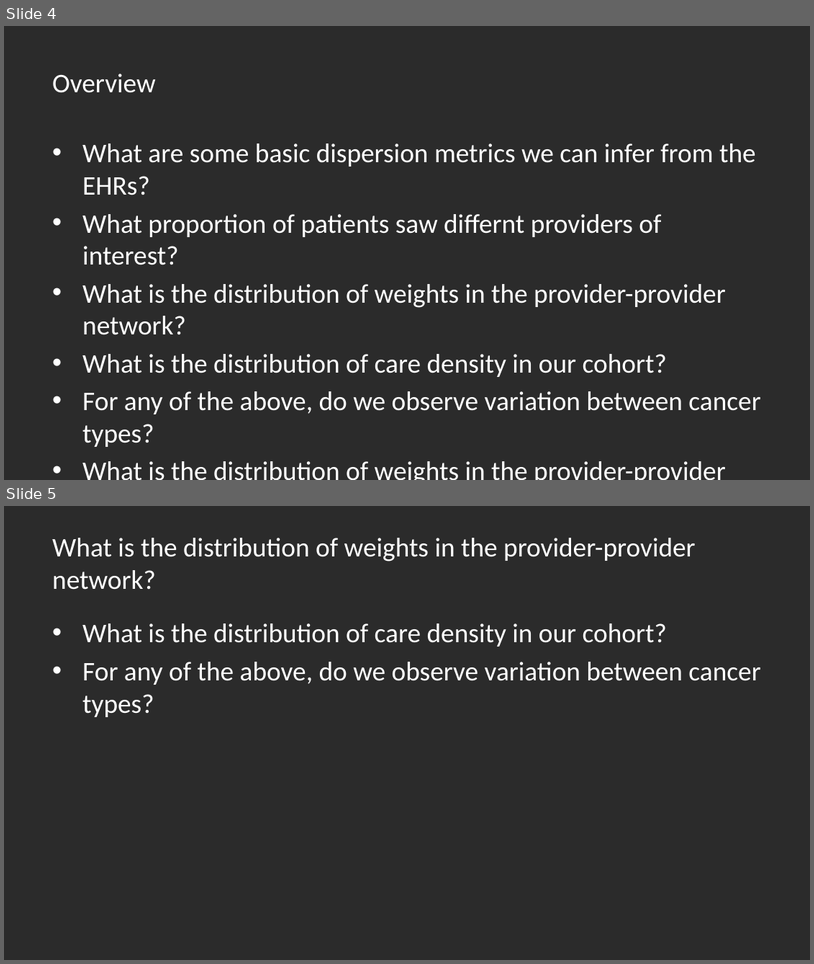
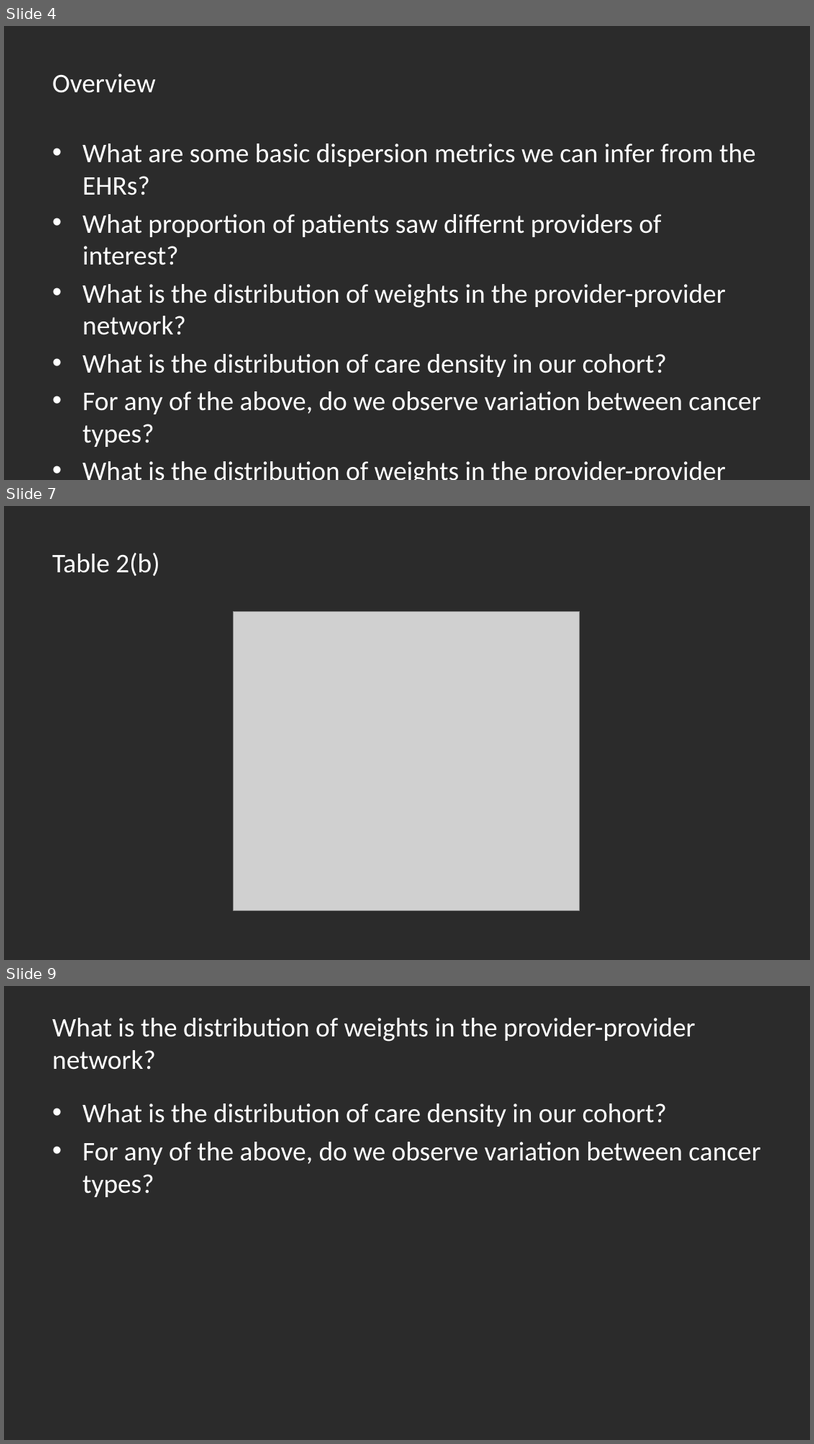
Before and after one commit to thadryanjs/presentations, a slide deck: Rotation1/Rotation1.pptx. Shown one above the other, each under a label of ours: slides 4 and 5 before the commit, slides 4, 7 and 9 after it; the slides between them are not shown. The pictures are 814x964 and 814x1444 pixels, drawn with LibreOffice and Linux fonts; fonts in the diff are those of the drawing; grey boxes stand for pictures; background and template pictures are left out; a plain dark background stands for a picture behind light text. Boxes give left, top, right and bottom in pixels: in the first picture for what was removed or moved away, otherwise in the second. Text is boxed around its words. In the diff, an @@ line names an element or a change of style, - is before the commit and + after.

```diff
--- a/Rotation1/Rotation1.pptx
+++ b/Rotation1/Rotation1.pptx
@@ slide 7 added at (x1=4, y1=506, x2=810, y2=960), background picture (left out) @@
@@ title added at (x1=52, y1=553, x2=160, y2=576), 24 pt, text #FFFFFF @@
+Table 2(b)
@@ picture added at (x1=234, y1=612, x2=580, y2=911) @@
@@ what was slide 5 is now slide 9 @@
```
Also in this commit, not shown: 3 slides changed, 7 other slides added, 1 slide removed, 1 other file.
